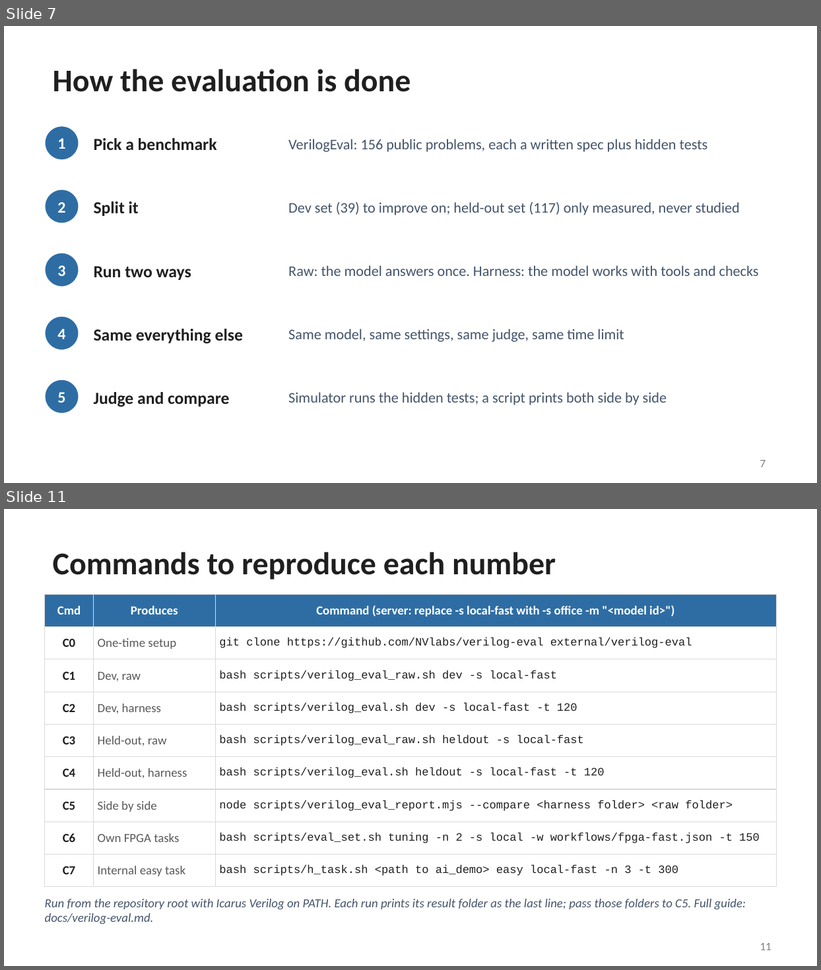
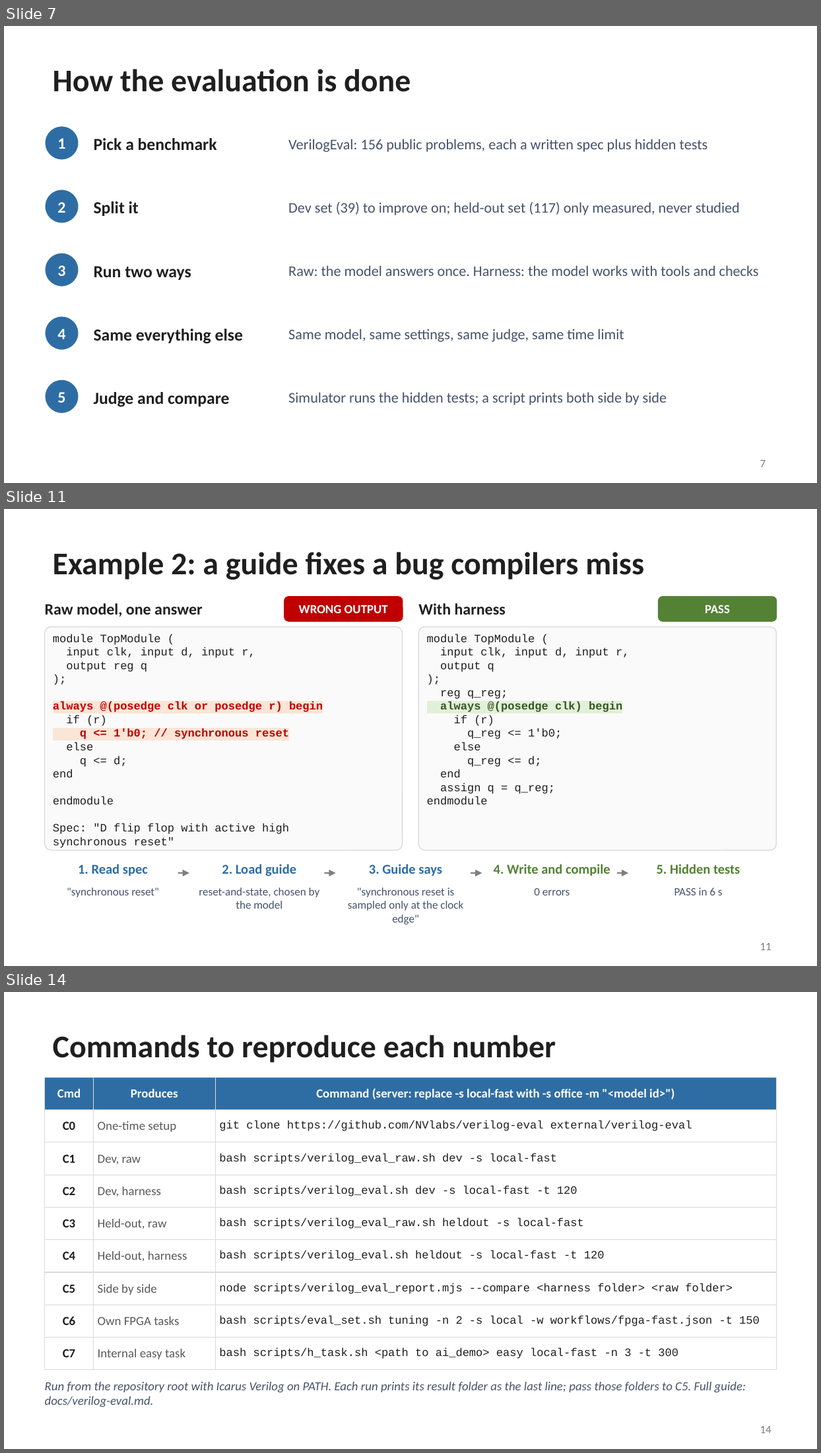
Before and after one commit to SiddharthaKR/agent_bench, a slide deck: docs/local-model-fpga-harness.pptx. Shown one above the other, each under a label of ours: slides 7 and 11 before the commit, slides 7, 11 and 14 after it; the slides between them are not shown. The pictures are 821x970 and 821x1453 pixels, drawn with LibreOffice and Linux fonts; fonts in the diff are those of the drawing. Boxes give left, top, right and bottom in pixels: in the first picture for what was removed or moved away, otherwise in the second. Text is boxed around its words. In the diff, an @@ line names an element or a change of style, - is before the commit and + after.

```diff
--- a/docs/local-model-fpga-harness.pptx
+++ b/docs/local-model-fpga-harness.pptx
@@ slide 11 added at [4, 509, 817, 966], background #FFFFFF @@
@@ title added at [53, 552, 644, 580], 28 pt, text #1F1F1F, bold @@
+Example 2: a guide fixes a bug compilers miss
@@ text added at [45, 603, 202, 617], 14 pt, text #1F1F1F, bold @@
+Raw model, one answer
@@ rounded rectangle added at [284, 597, 403, 621], fill #C00000, outline #C00000 1 pt @@
@@ text added at [299, 605, 388, 613], 11 pt, text #FFFFFF, bold @@
+WRONG OUTPUT
@@ text added at [418, 603, 506, 615], 14 pt, text #1F1F1F, bold @@
+With harness
@@ rounded rectangle added at [659, 597, 776, 621], fill #548235, outline #548235 1 pt @@
@@ text added at [705, 605, 730, 613], 11 pt, text #FFFFFF, bold @@
+PASS
@@ rounded rectangle added at [45, 627, 403, 850], fill #FAFAFA, outline #D9D9D9 0.75 pt @@
@@ rounded rectangle added at [418, 627, 776, 850], fill #FAFAFA, outline #D9D9D9 0.75 pt @@
@@ text added at [53, 634, 323, 848], 10 pt, text #1F1F1F @@
+module TopModule (
+input clk, input d, input r,
+output reg q
+);
+always @(posedge clk or posedge r) begin
+if (r)
+q <= 1'b0; // synchronous reset
+else
+q <= d;
+end
+endmodule
+Spec: "D flip flop with active high
+synchronous reset"
@@ text added at [427, 634, 630, 805], 10 pt, text #1F1F1F @@
+module TopModule (
+input clk, input d, input r,
+output q
+);
+reg q_reg;
+always @(posedge clk) begin
+if (r)
+q_reg <= 1'b0;
+else
+q_reg <= d;
+end
+assign q = q_reg;
+endmodule
@@ text added at [78, 864, 148, 877], 12 pt, text #2E6DA4, bold @@
+1. Read spec
@@ text added at [222, 864, 296, 877], 12 pt, text #2E6DA4, bold @@
+2. Load guide
@@ text added at [369, 864, 442, 877], 12 pt, text #2E6DA4, bold @@
+3. Guide says
@@ text added at [494, 864, 611, 877], 12 pt, text #548235, bold @@
+4. Write and compile
@@ text added at [657, 864, 740, 874], 12 pt, text #548235, bold @@
+5. Hidden tests
@@ arrow added from (178, 873) to (189, 873), #7F7F7F 1.25 pt @@
@@ arrow added from (324, 873) to (336, 873), #7F7F7F 1.25 pt @@
@@ arrow added from (471, 873) to (482, 873), #7F7F7F 1.25 pt @@
@@ arrow added from (617, 873) to (628, 873), #7F7F7F 1.25 pt @@
@@ text added at [67, 888, 159, 898], 10 pt, text #44546A @@
+"synchronous reset"
@@ text added at [199, 888, 320, 909], 10 pt, text #44546A @@
+reset-and-state, chosen by the model
@@ text added at [348, 888, 463, 925], 10 pt, text #44546A @@
+"synchronous reset is sampled only at the clock edge"
@@ text added at [534, 889, 570, 896], 10 pt, text #44546A @@
+0 errors
@@ text added at [675, 888, 723, 896], 10 pt, text #44546A @@
+PASS in 6 s
@@ page number added at [760, 943, 772, 951], 10 pt, text #7F7F7F @@
+11
@@ what was slide 11 is now slide 14 @@
@@ page number at [760, 1426, 772, 1434]: text changed @@
-11
+14
```
Also in this commit, not shown: 3 slides changed, 2 other slides added.
